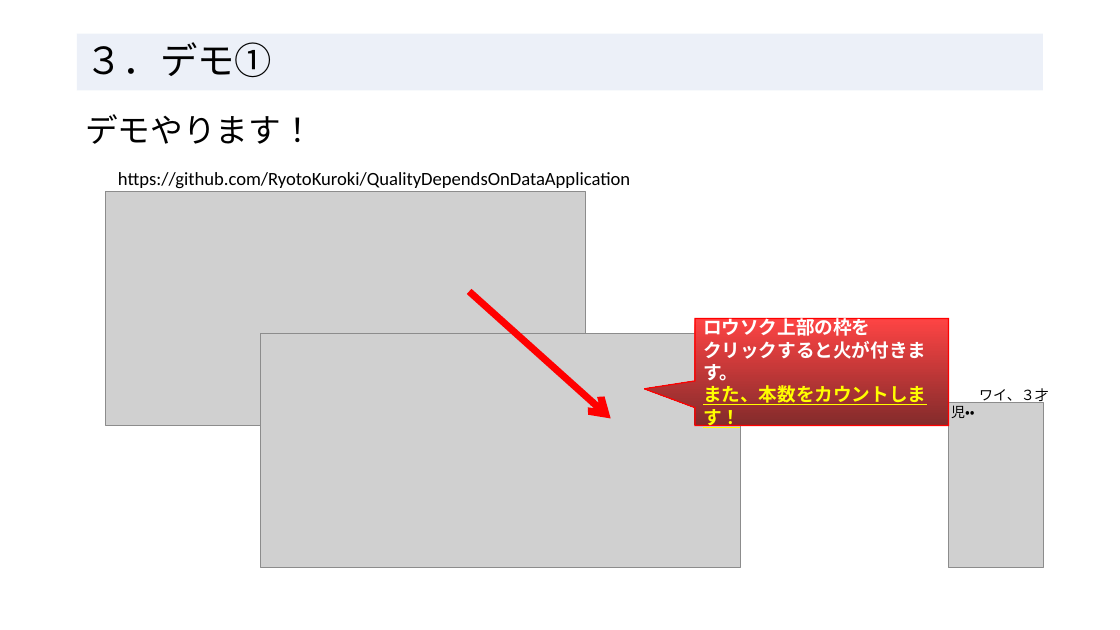
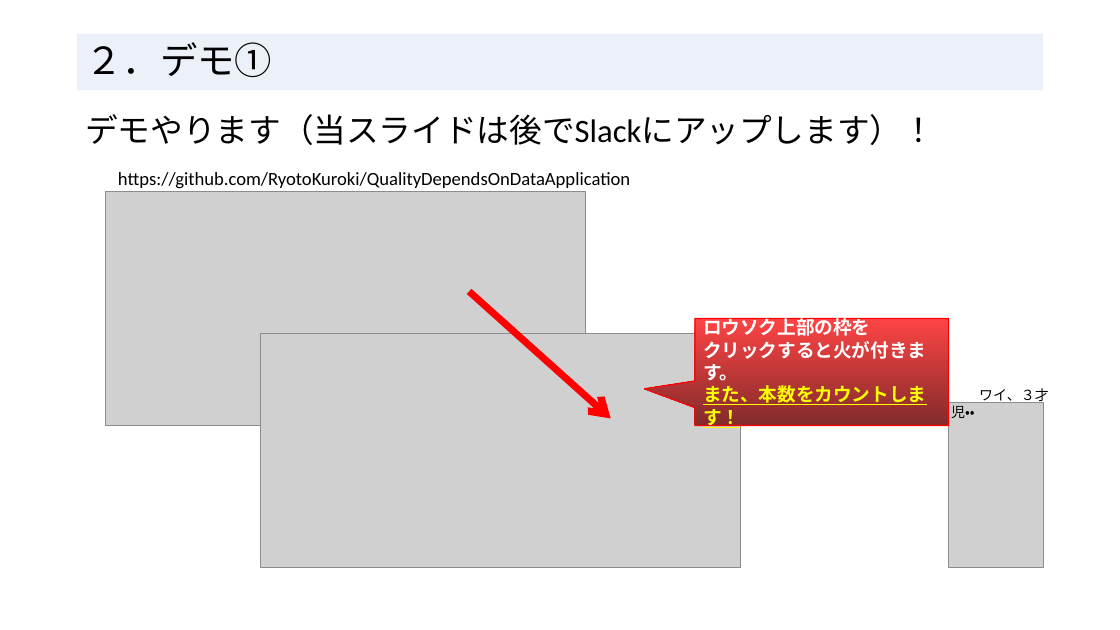
Before and after one commit to RyotoKuroki/QualityDependsOnDataApplication, a slide deck: slide 4 of 処理依存よりデータ依存_エンジニアの輪20250215.pptx (slide 5 before the commit). Drawn at 1120x630 pixels with LibreOffice and Linux fonts; fonts in the diff are those of the drawing; grey boxes stand for pictures. Boxes give left, top, right and bottom in pixels: in the first picture for what was removed or moved away, otherwise in the second. Text is boxed around its words. In the diff, an @@ line names an element or a change of style, - is before the commit and + after.

```diff
--- a/処理依存よりデータ依存_エンジニアの輪20250215.pptx
+++ b/処理依存よりデータ依存_エンジニアの輪20250215.pptx
@@ title at [85,42,272,78]: text changed @@
-３．デモ①
+２．デモ①
@@ text at [85,114,935,145]: text changed @@
-デモやります！
+デモやります（当スライドは後でSlackにアップします）！
```
Also in this commit, not shown: 5 other slides changed.
